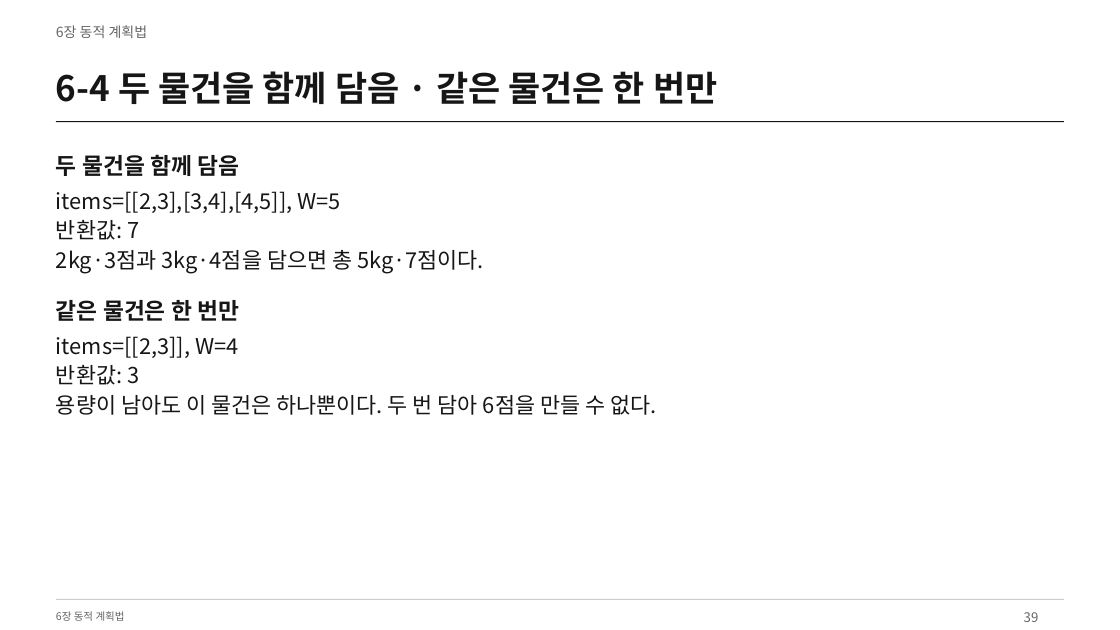
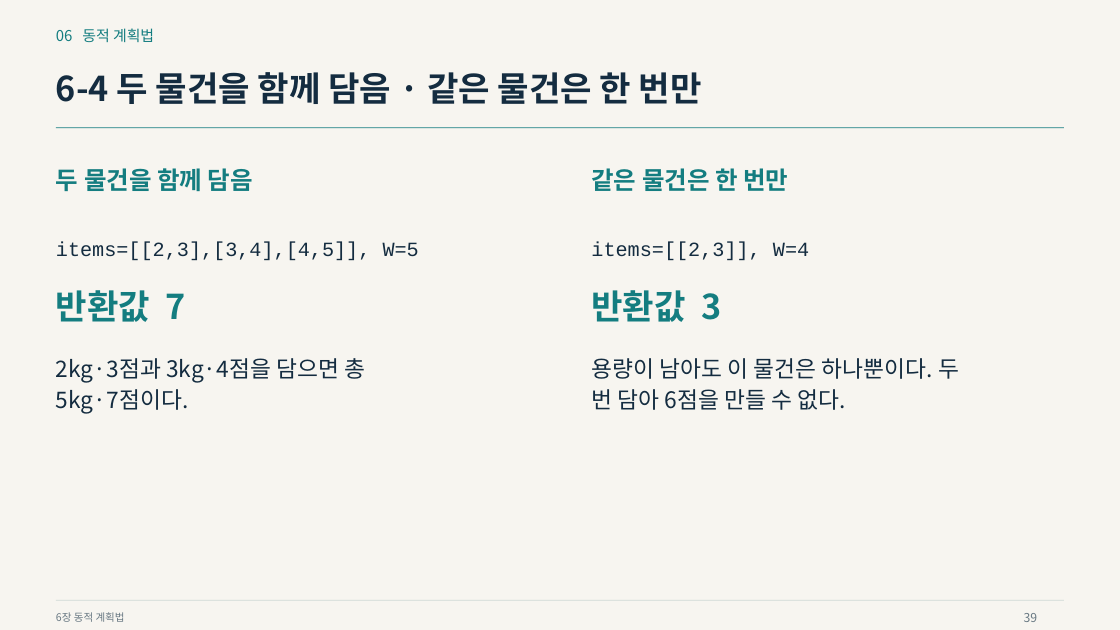
Before and after one commit to Sangdon-Park/Sangdon-Park.github.io, a slide deck: slide 39 of data/알고리즘/6장_동적_계획법.pptx. Drawn at 1120x630 pixels with LibreOffice and Linux fonts; fonts in the diff are those of the drawing. Boxes give left, top, right and bottom in pixels: in the first picture for what was removed or moved away, otherwise in the second. Text is boxed around its words. In the diff, an @@ line names an element or a change of style, - is before the commit and + after.

Commit message:
style: redesign final lectures with visual examples and code emphasis

```diff
--- a/data/알고리즘/6장_동적_계획법.pptx
+++ b/data/알고리즘/6장_동적_계획법.pptx
@@ background #FFFFFF to #F7F5F0 @@
@@ text at [56,28,154,42]: text changed; size 12 to 12.8 pt; text colour #666666 to #147D80 @@
-6장 동적 계획법
+06 동적 계획법
@@ text "6-4 두 물건을 함께 담음 ..." at [56,72,702,104]: size 30 to 29.2 pt, text colour #161616 to #142C40 @@
@@ line moved from (56, 122) - (1065, 122) to (56, 128) - (1065, 128) @@
@@ line (56, 128) - (1065, 128): stroke #161616 0.75 pt to #147D80 0.75 pt @@
@@ text "두 물건을 함께 담음": place and size @@
-text "두 물건을 함께 담음" at [56,154,239,176]
+text "두 물건을 함께 담음" at [56,168,253,191]
@@ text "두 물건을 함께 담음" at [56,168,253,191]: size 19.5 to 21 pt, text colour #161616 to #147D80 @@
@@ text "같은 물건은 한 번만" at [591,168,788,191]: size 19.5 to 21 pt, text colour #161616 to #147D80 @@
@@ text "같은 물건은 한 번만": place and size @@
-text "같은 물건은 한 번만" at [56,300,239,321]
+text "같은 물건은 한 번만" at [591,168,788,191]
@@ text at [56,220,484,274]: paragraphs removed @@
-반환값: 7
-2kg·3점과 3kg·4점을 담으면 총 5kg·7점이다.
@@ text "items=[[2,3],[3,4],[4,5]], W=5": place and size @@
-text "items=[[2,3],[3,4],[4,5]], W=5" at [56,191,484,274]
+text "items=[[2,3],[3,4],[4,5]], W=5" at [56,242,419,261]
@@ text "items=[[2,3],[3,4],[4,5]], W=5" at [56,242,419,261]: size 18.8 to 17.2 pt, font Noto Sans CJK KR to Courier New, text colour #161616 to #142C40 @@
@@ text added at [591,242,809,261], 17.2 pt, text #142C40 @@
+items=[[2,3]], W=4
@@ text added at [56,290,186,322], 29.2 pt, text #147D80, bold @@
+반환값 7
@@ text added at [591,290,721,322], 29.2 pt, text #147D80, bold @@
+반환값 3
@@ text added at [56,358,365,414], 19.5 pt, text #142C40 @@
+2kg·3점과 3kg·4점을 담으면 총
+5kg·7점이다.
@@ text at [591,358,959,410]: text changed; size 18.8 to 19.5 pt; text colour #161616 to #142C40 @@
-items=[[2,3]], W=4
-반환값: 3
-용량이 남아도 이 물건은 하나뿐이다. 두 번 담아 6점을 만들 수 없다.
+용량이 남아도 이 물건은 하나뿐이다. 두
+번 담아 6점을 만들 수 없다.
@@ text "6장 동적 계획법" at [56,612,125,622]: text colour #666666 to #697983 @@
@@ line (56, 601) - (1065, 601): stroke #CDCDCD 0.75 pt to #CFD8D5 0.75 pt @@
@@ text "39" at [1024,613,1038,622]: size 11.2 to 10.5 pt, text colour #666666 to #697983 @@
```
Also in this commit, not shown: 46 other slides changed, 13 other files.
